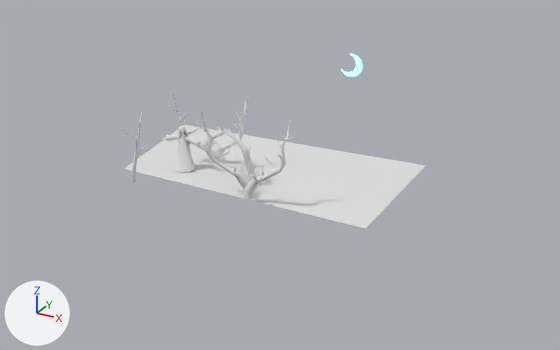
Two versions of the glTF model public/Homepage-scene.gltf, one commit apart.
Rendered twice from a 50 mm camera at (100.0, -214.3, 81.3) aimed at (8.3, -47.4, -2.1). Arrows for +X, +Y and +Z are at lower left; the lights stay in place. Where no turn or scale is listed for an object, it has been applied to the vertices. Vertices at the same position are counted once.
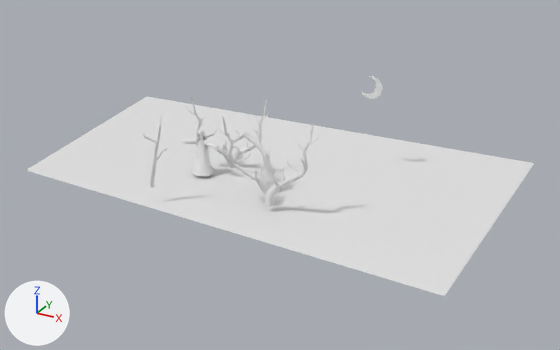
Where the newer file only moved an object's origin or applied its transform, the numbers keep the older frame.

Where the change shows, as pixel boxes (x1, y1, x2, y2) in the pictures (560 x 350 px):
'gras plane', reshaped (68% wider, 91% taller): before (124, 125, 426, 229); after (26, 96, 534, 296)
'Model', moved, turned: before (163, 126, 204, 172); after (182, 129, 222, 176)
'Cube.900', moved: before (244, 119, 296, 200); after (265, 123, 319, 205)
'Cube.877', moved: before (197, 112, 250, 192); after (217, 116, 271, 198)
'Cube.891', moved: before (211, 127, 260, 187); after (230, 130, 280, 193)
'Cube.894', moved: before (214, 96, 250, 161); after (233, 99, 270, 164)
'Cube.892', moved: before (123, 112, 149, 183); after (143, 116, 167, 188)
'Cube.001', moved: before (168, 94, 218, 164); after (186, 98, 236, 168)
'defaultMaterial', recoloured, moved: before (341, 54, 363, 77); after (361, 76, 383, 99)

What the commit changed:
me_plane_001 has 4 vertices, 2 faces and spans x -41.8..38.0, y -22.0..24.4, z -0.9..0.9.
me_plane_001 is used by ob_gras_plane; location (2.9, -44.0, -2.4).
Part 1, on me_plane_001:
Vertex 0 of me_plane_001 moves from (38.0, -22.0, 0.9) at pixel (365, 228) to (62.4, -39.6, 0.0) at pixel (444, 296).
Vertex 1 of me_plane_001 moves from (36.6, 24.4, -0.9) at pixel (425, 165) to (63.1, 38.6, -0.1) at pixel (534, 163).
Vertex 2 of me_plane_001 moves from (-32.8, -21.5, 0.9) at pixel (123, 168) to (-56.6, -33.9, 0.3) at pixel (25, 170).
Vertex 3 of me_plane_001 moves from (-41.8, 19.1, -0.9) at pixel (184, 124) to (-68.9, 35.0, -0.2) at pixel (146, 96).
me_defaultmaterial_001 has 1200 vertices, 2396 faces and spans x -3.26..2.57, y -0.33..0.31, z -2.87..3.33.
me_defaultmaterial_001 no longer uses material mat_material (white #ffffff).
Object 'Cube.891' (ob_cube_891) moves from (0.9, -56.7, 6.8) to (6.7, -56.7, 6.8).
Object 'Cube.900' (ob_cube_900) moves from (16.7, -66.5, 11.0) to (22.6, -66.5, 11.0).
Object 'Cube.892' (ob_cube_892) moves from (-14.7, -77.2, 13.8) to (-8.9, -77.2, 13.8).
Object 'Cube.894' (ob_cube_894) moves from (-5.4, -48.5, 8.4) to (0.4, -48.5, 8.4).
Object 'Cube.877' (ob_cube_877) moves from (3.0, -67.5, 10.9) to (8.8, -67.5, 10.9).
Object 'Model' (ob_model) turns from (0, 0, 5.2) to (0, 0, 0) degrees about x, y and z.
Object 'Model' (ob_model) moves from (-15.6, -57.9, 7.9) to (-9.8, -57.9, 7.9).
Object 'defaultMaterial' (ob_defaultmaterial) moves from (21.2, -31.0, 25.4) to (27.0, -31.0, 20.3).
Object 'Cube.001' (ob_cube_001) moves from (-16.6, -52.5, 8.4) to (-10.7, -52.5, 8.4).
